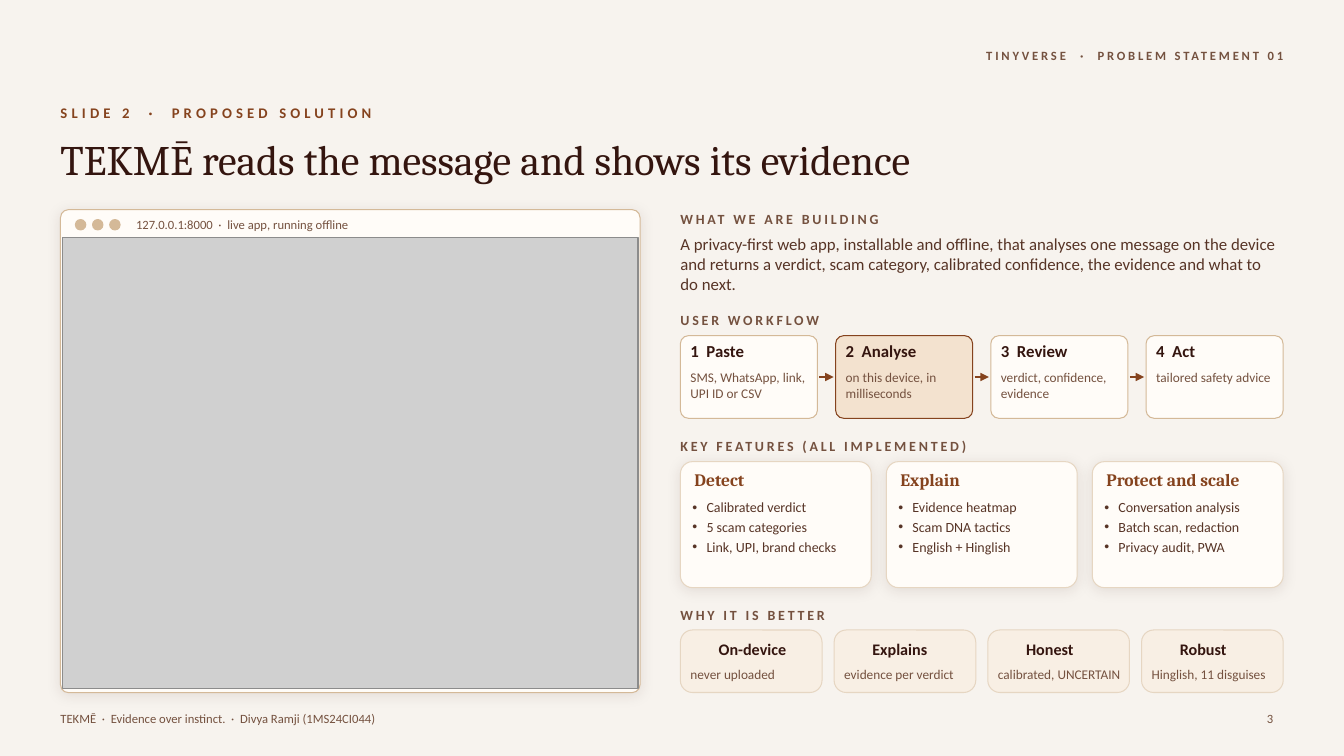
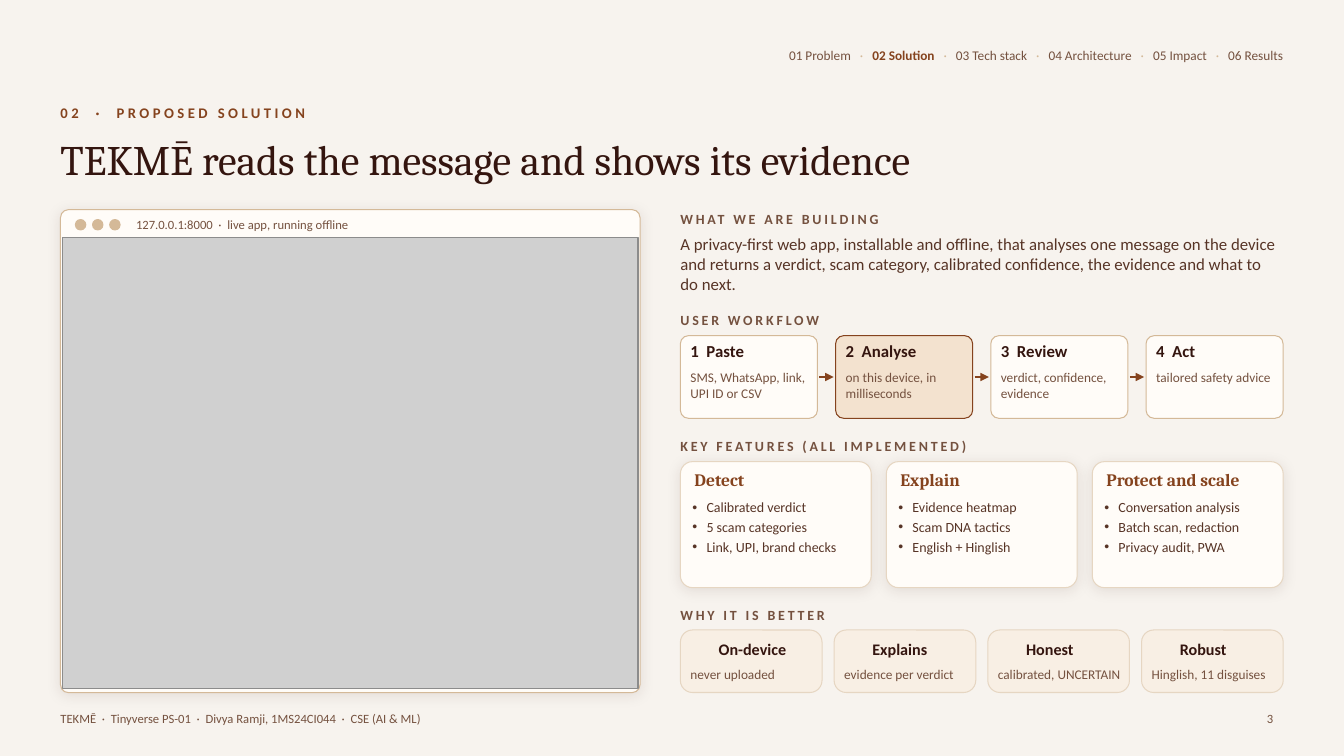
Before and after one commit to divyaramji-1710/tekme, a slide deck: slide 3 of presentation/TEKME_Tinyverse_Final_Presentation.pptx. Drawn at 1344x756 pixels with LibreOffice and Linux fonts; fonts in the diff are those of the drawing; grey boxes stand for pictures; background and template pictures are left out. Boxes give left, top, right and bottom in pixels: in the first picture for what was removed or moved away, otherwise in the second. Text is boxed around its words. In the diff, an @@ line names an element or a change of style, - is before the commit and + after.

```diff
--- a/presentation/TEKME_Tinyverse_Final_Presentation.pptx
+++ b/presentation/TEKME_Tinyverse_Final_Presentation.pptx
@@ text added at <box>789,50,1283,62</box>, 9.5 pt, text #74513F @@
+01 Problem · 02 Solution · 03 Tech stack · 04 Architecture · 05 Impact · 06 Results
@@ text removed at <box>986,52,1066,60</box> @@
-TINYVERSE · PROBLEM STATEMENT 01
@@ text at <box>60,108,305,118</box>: text changed @@
-SLIDE 2 · PROPOSED SOLUTION
+02 · PROPOSED SOLUTION
@@ text at <box>60,713,421,725</box>: text changed @@
-TEKMĒ · Evidence over instinct. · Divya Ramji (1MS24CI044)
+TEKMĒ · Tinyverse PS-01 · Divya Ramji, 1MS24CI044 · CSE (AI & ML)
```
Also in this commit, not shown: 5 other slides changed, 2 other files.
